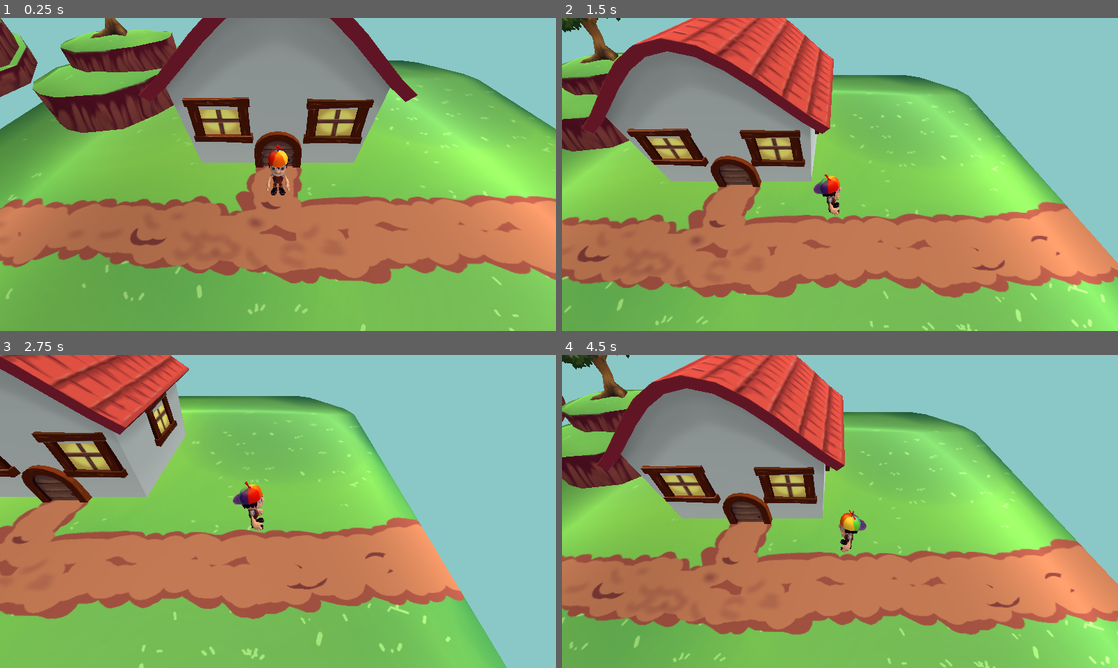
Above: before the commit, frames 1-4 (two rows, left to right).
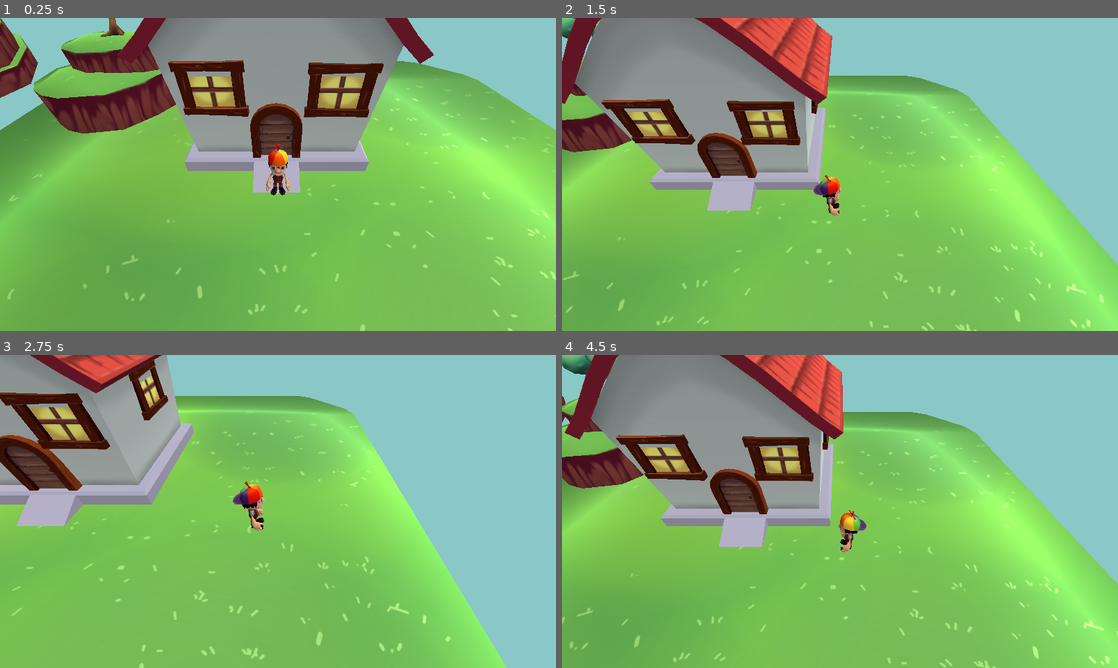
Above: after the commit, the same moments.

Repository: murikistudio/strawberry-scramble
Game: Godot game, scene res://scenes/levels/test.tscn
The game is run twice, just before and just after one commit, with the same random seed, the same clock (stepped at 60 frames per second) and the same inputs.
Inputs (mouse positions are in pixels of both pictures, inside the frame that each line leads up to):
- Up to frame 1 (0.25 s): no input
- Up to frame 2 (1.5 s): move the mouse to (962, 158) at 0.52 s; hold Right (move_right) 0.53-1.25 s; click (962, 158) at 0.67 s; tap K (jump) at 0.77 s; drag from (728, 190) to (812, 237) at 1.27 s
- Up to frame 3 (2.75 s): move the mouse to (333, 442) at 2.02 s; hold Right (move_right) from 2.03 s (still down)
- Up to frame 4 (4.5 s): release Right (move_right) at 2.75 s; drag from (812, 574) to (673, 464) at 2.77 s; move the mouse to (1006, 558) at 3.52 s; hold Left (move_left) 3.53-4.25 s; tap K (jump) at 3.77 s; drag from (673, 464) to (756, 433) at 4.27 s

The runs differ from the first frame. In frame 1, 38% of the frame differs, in the area x 0-100%, y 0-100%; in frame 2, 42%; in frame 3, 34%; in frame 4, 42%, in the area x 0-100%, y 0-90%.

Commit message:
asset de arvore e morango  adicionados

Diff:
--- /dev/null
+++ b/scenes/levels/assets/morango.tscn
@@ -0,0 +1,9 @@
+[gd_scene load_steps=2 format=2]
+
+[ext_resource path="res://scenes/levels/assets/src/morango.gltf" type="PackedScene" id=1]
+
+[node name="morango" type="Spatial"]
+
+[node name="morango" parent="." instance=ExtResource( 1 )]
+
+[editable path="morango"]
--- /dev/null
+++ b/scenes/levels/assets/src/Material.tres
@@ -0,0 +1,8 @@
+[gd_resource type="SpatialMaterial" load_steps=2 format=2]
+
+[ext_resource path="res://scenes/levels/assets/src/morango.png" type="Texture" id=1]
+
+[resource]
+resource_name = "Material"
+vertex_color_use_as_albedo = true
+albedo_texture = ExtResource( 1 )
--- /dev/null
+++ b/scenes/levels/assets/src/new.tres
@@ -0,0 +1,8 @@
+[gd_resource type="SpatialMaterial" load_steps=2 format=2]
+
+[ext_resource path="res://scenes/levels/assets/src/newtree.png" type="Texture" id=1]
+
+[resource]
+resource_name = "new"
+vertex_color_use_as_albedo = true
+albedo_texture = ExtResource( 1 )
--- /dev/null
+++ b/scenes/levels/assets/tree_2.tscn
@@ -0,0 +1,9 @@
+[gd_scene load_steps=2 format=2]
+
+[ext_resource path="res://scenes/levels/assets/src/tree_2.gltf" type="PackedScene" id=1]
+
+[node name="tree_2" type="Spatial"]
+
+[node name="tree_2" parent="." instance=ExtResource( 1 )]
+
+[editable path="tree_2"]
--- a/scenes/levels/test.tscn
+++ b/scenes/levels/test.tscn
@@ -11,6 +11,8 @@
 [ext_resource path="res://scenes/levels/assets/island_03.tscn" type="PackedScene" id=9]
 [ext_resource path="res://scenes/levels/assets/tree_1.tscn" type="PackedScene" id=10]
 [ext_resource path="res://scenes/levels/assets/island_05.tscn" type="PackedScene" id=11]
+[ext_resource path="res://scenes/levels/assets/src/tree_2.gltf" type="PackedScene" id=12]
+[ext_resource path="res://scenes/levels/assets/src/morango.gltf" type="PackedScene" id=13]
 
 [node name="Test" type="Spatial"]
 
@@ -32,7 +34,7 @@
 transform = Transform( -0.71068, 0, -0.473696, 0, 0.854081, 0, 0.473696, 0, -0.71068, 5.00944, 0.465526, 4.25291 )
 
 [node name="House" parent="." instance=ExtResource( 4 )]
-transform = Transform( 1, 0, 0, 0, 1, 0, 0, 0, 1, 0, 0, 2.14859 )
+transform = Transform( 1, 0, 0, 0, 1, 0, 0, 0, 1, 0.0339391, 0.676777, 2.14478 )
 
 [node name="Bridges" type="Spatial" parent="."]
 transform = Transform( -0.994243, 0, 0.107149, 0, 1, 0, -0.107149, 0, -0.994243, 19.1604, 1.96595, -2.68906 )
@@ -81,10 +83,19 @@
 transform = Transform( 0.721406, 0, 0.452537, 0, 0.851596, 0, -0.452537, 0, 0.721406, 20.0184, 2.1495, 9.15251 )
 
 [node name="Tree4" parent="." instance=ExtResource( 10 )]
-transform = Transform( 0.00802808, 0, -0.719803, 0, 0.719848, 0, 0.719803, 0, 0.00802808, 14.8506, 2.0701, 4.83312 )
+transform = Transform( 0.00802808, 0, -0.719803, 0, 0.719848, 0, 0.719803, 0, 0.00802808, -3.10207, 0.68301, -4.96063 )
 
 [node name="Tree2" parent="." instance=ExtResource( 10 )]
 transform = Transform( 0.396975, 0, 0.398585, 0, 0.562547, 0, -0.398585, 0, 0.396975, 18.3373, 2.14775, -9.79934 )
 
 [node name="Tree5" parent="." instance=ExtResource( 10 )]
 transform = Transform( -0.255161, 0, 0.332244, 0, 0.418919, 0, -0.332244, 0, -0.255161, 4.85199, 2.61989, 4.73519 )
+
+[node name="morango" parent="Tree5" instance=ExtResource( 13 )]
+transform = Transform( -0.832344, -0.0723359, 0.549514, -0.0926012, 0.995656, -0.00919831, -0.546464, -0.058542, -0.835429, 27.2249, -4.60799, 8.84847 )
+
+[node name="morango2" parent="Tree5" instance=ExtResource( 13 )]
+transform = Transform( -0.67219, -0.069327, -0.737121, -0.0926012, 0.995655, -0.00919831, 0.734561, 0.0620759, -0.675693, 27.725, -4.60799, 3.43325 )
+
+[node name="tree_2" parent="Tree5" instance=ExtResource( 12 )]
+transform = Transform( 1, 0, -2.98023e-08, 0, 0.999998, 0, 2.98023e-08, 0, 1, 20.3859, -4.77418, 12.6464 )
Binary file changed: scenes/levels/assets/src/island.png
Binary file added: scenes/levels/assets/src/morango.bin
Not shown, added: scenes/levels/assets/src/morango.gltf
Not shown, added: scenes/levels/assets/src/morango.gltf.import
Binary file added: scenes/levels/assets/src/morango.png
Not shown, added: scenes/levels/assets/src/morango.png.import
Binary file added: scenes/levels/assets/src/newtree.png
Not shown, added: scenes/levels/assets/src/newtree.png.import
Binary file changed: scenes/levels/assets/src/tree_1.bin
Not shown, changed: scenes/levels/assets/src/tree_1.gltf
Binary file added: scenes/levels/assets/src/tree_2.bin
Not shown, added: scenes/levels/assets/src/tree_2.gltf
(and 12 more such lines)
